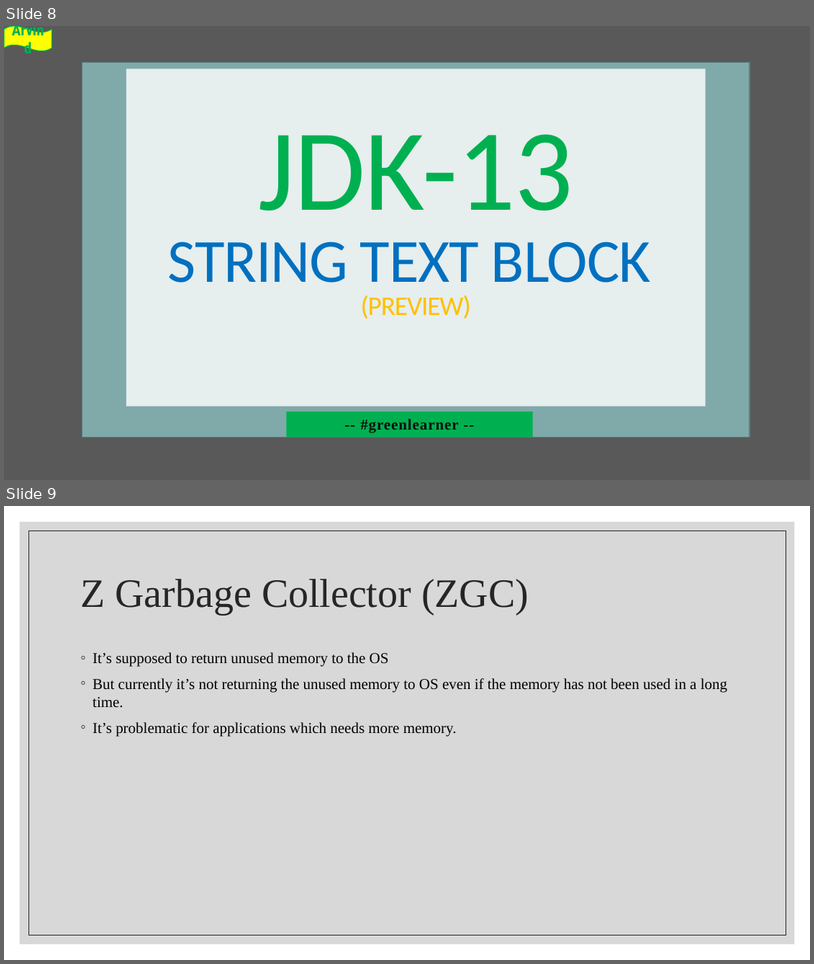
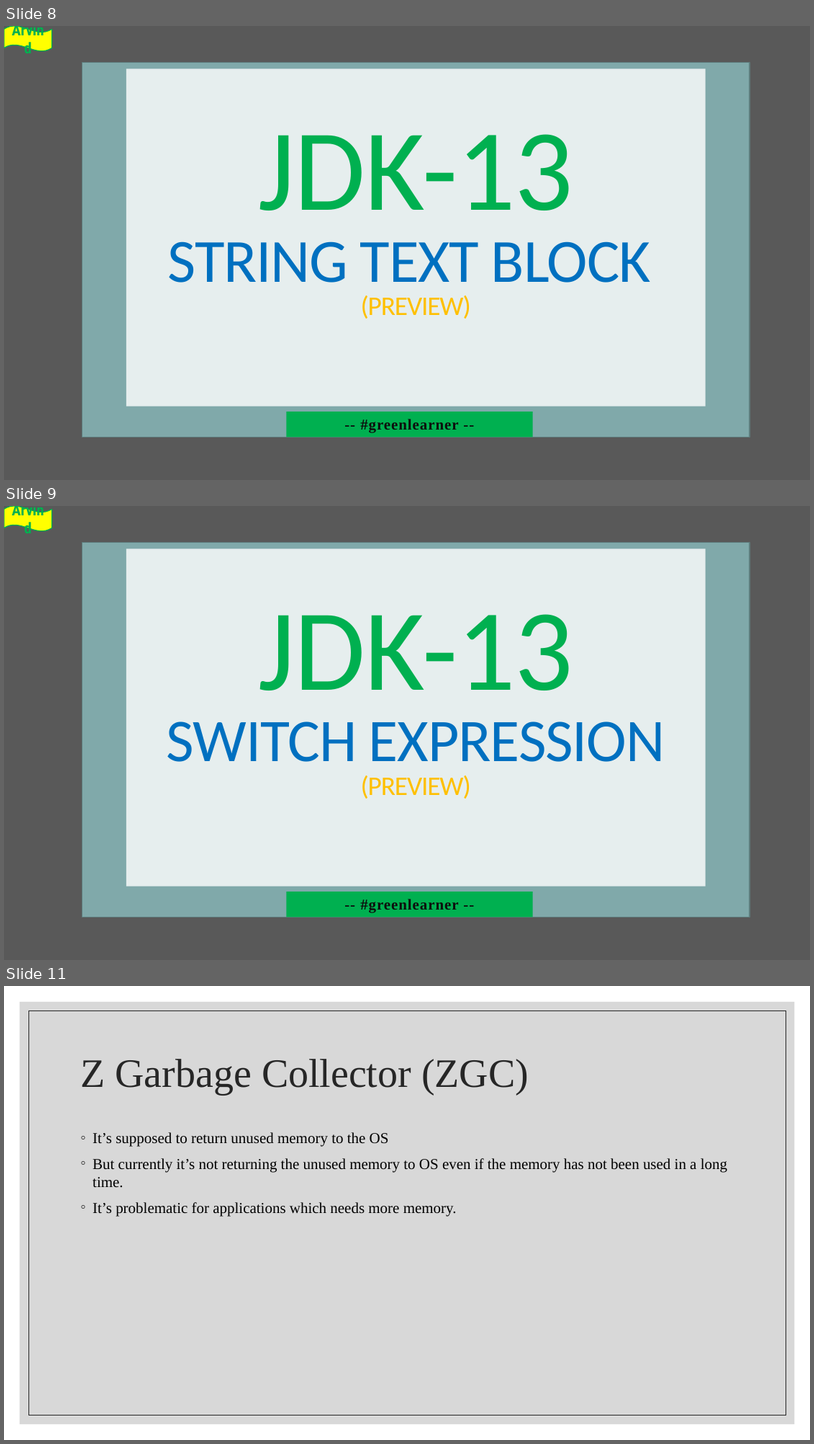
Before and after one commit to codefarm0/Java13, a slide deck: Jdk-13.pptx. Shown one above the other, each under a label of ours: slides 8 and 9 before the commit, slides 8, 9 and 11 after it; the slides between them are not shown. The pictures are 814x964 and 814x1444 pixels, drawn with LibreOffice and Linux fonts; fonts in the diff are those of the drawing; background and template pictures are left out. Boxes give left, top, right and bottom in pixels: in the first picture for what was removed or moved away, otherwise in the second. Text is boxed around its words. In the diff, an @@ line names an element or a change of style, - is before the commit and + after.

Commit message:
enhanced switch

```diff
--- a/Jdk-13.pptx
+++ b/Jdk-13.pptx
@@ slide 9 added at (x1=4, y1=506, x2=810, y2=960), background picture (left out); not listed: 2 template elements that a slide beside it also shows @@
@@ wave added at (x1=4, y1=506, x2=52, y2=531), fill #FFFF00, outline #00B050 1 pt, 18 pt, text #00B050, bold @@
+Arvind
@@ rectangle added at (x1=82, y1=542, x2=750, y2=917), fill #80A9AA, outline #5F7D7E 1 pt @@
@@ title added at (x1=126, y1=549, x2=706, y2=886), fill #E6EEEE, 72 pt, text #0070C0 @@
+JDK-13
+SWITCH EXPRESSION
+(PREVIEW)
@@ subtitle added at (x1=286, y1=891, x2=532, y2=917), fill #00B050, 18 pt, text #0D0D0D, bold @@
+-- #greenlearner --
@@ what was slide 9 is now slide 11 @@
```
Also in this commit, not shown: 1 other slide added, 7 other files.
